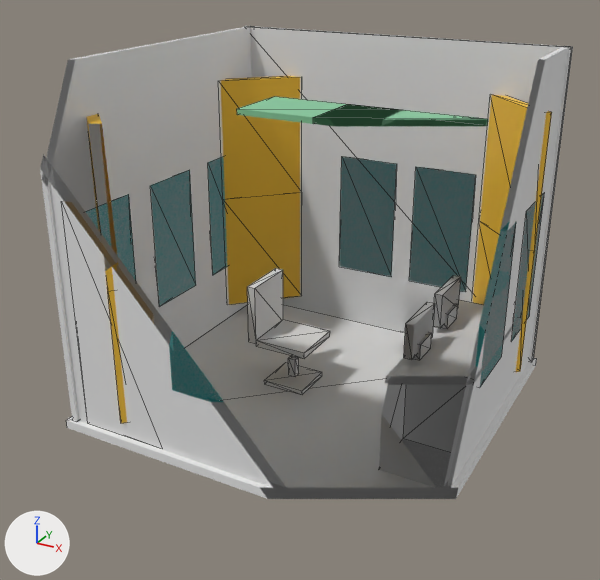
The glTF model modelo_acustico.glb as it was, and as the next commit left it.
Camera for both pictures: a 50 mm lens placed at (4.71, -4.48, 3.94), pointed at (1.54, 1.27, 1.06). Every picture has the same lights, and +X, +Y and +Z are marked at lower left. The older version comes first. Mesh edges are drawn as thin lines. Everything nearer to the camera than a plane just in front of the edit is cut away.

In view in the first picture: 'geometry_11', 'geometry_16', 'geometry_17', 'geometry_19', 'geometry_2', 'geometry_20', 'geometry_21', 'geometry_27', 'geometry_28', 'geometry_29', 'geometry_30', 'geometry_33', 'geometry_34', 'geometry_35', 'geometry_36', 'geometry_37' and 16 more.
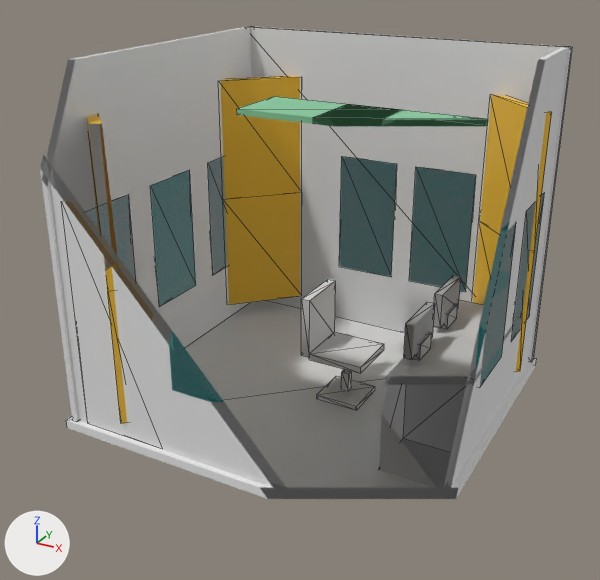
The change, as a list of edits to the scene's bpy script:
```text
Change me_geometry_27:
    used by ob_geometry_27; location = (0.0, 0.0, 0.0)
    remove me_geometry_27.from_pydata(...)  # 8 vertices, 12 faces; spans x 1.1..1.6, y 1.25..1.75, z 0.42..0.48
    add me_geometry_27.from_pydata(...)  # 8 vertices, 12 faces; spans x 1.65..2.15, y 1.25..1.75, z 0.42..0.48
    me_geometry_27 part 1: the whole mesh is moved by (0.55, 0.0, 0.0)
Change me_geometry_28:
    used by ob_geometry_28; location = (0.0, 0.0, 0.0)
    remove me_geometry_28.from_pydata(...)  # 8 vertices, 12 faces; spans x 1.02..1.1, y 1.25..1.75, z 0.445..0.995
    add me_geometry_28.from_pydata(...)  # 8 vertices, 12 faces; spans x 1.57..1.65, y 1.25..1.75, z 0.445..0.995
    me_geometry_28 part 2: the whole mesh is moved by (0.55, 0.0, 0.0)
Change me_geometry_29:
    used by ob_geometry_29; location = (0.0, 0.0, 0.0)
    remove me_geometry_29.from_pydata(...)  # 8 vertices, 12 faces; spans x 1.315..1.385, y 1.465..1.535, z 0.07..0.25
    add me_geometry_29.from_pydata(...)  # 8 vertices, 12 faces; spans x 1.865..1.935, y 1.465..1.535, z 0.07..0.25
    me_geometry_29 part 3: the whole mesh is moved by (0.55, 0.0, 0.0)
Change me_geometry_30:
    used by ob_geometry_30; location = (0.0, 0.0, 0.0)
    remove me_geometry_30.from_pydata(...)  # 8 vertices, 12 faces; spans x 1.15..1.55, y 1.3..1.7, z 0.01..0.05
    add me_geometry_30.from_pydata(...)  # 8 vertices, 12 faces; spans x 1.7..2.1, y 1.3..1.7, z 0.01..0.05
    me_geometry_30 part 4: the whole mesh is moved by (0.55, 0.0, 0.0)
```

Changed parts and their boxes (x1, y1, x2, y2) in the pictures (600 x 580 px):
'geometry_28', moved: before (247, 268, 283, 343); after (301, 279, 336, 357)
'geometry_27', moved: before (256, 319, 330, 359); after (309, 332, 384, 373)
'geometry_30', moved: before (265, 362, 322, 395); after (317, 376, 375, 410)
'geometry_29', moved: before (288, 356, 299, 377); after (341, 369, 352, 391)
